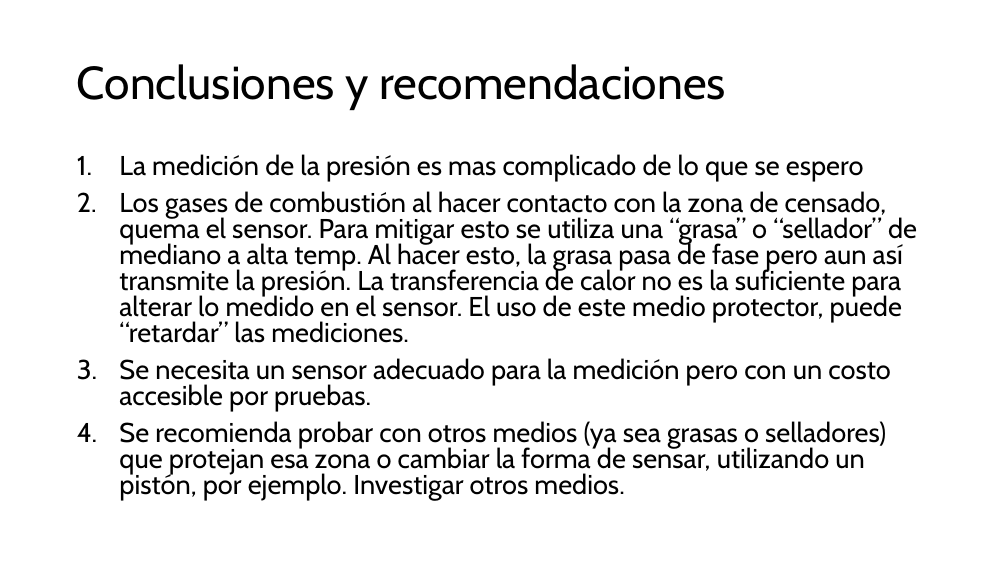
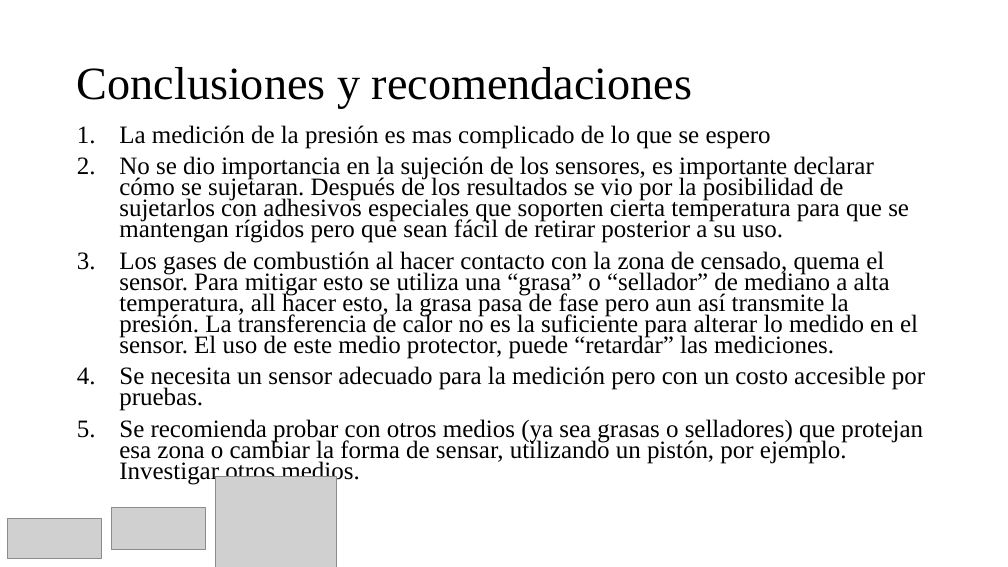
Before and after one commit to Archimedean2345/The-thermal-repository, a slide deck: slide 16 of PIAE2-Presentacion Tecnica.pptx. Drawn at 1008x567 pixels with LibreOffice and Linux fonts; fonts in the diff are those of the drawing; grey boxes stand for pictures. Boxes give left, top, right and bottom in pixels: in the first picture for what was removed or moved away, otherwise in the second. Text is boxed around its words. In the diff, an @@ line names an element or a change of style, - is before the commit and + after.

```diff
--- a/PIAE2-Presentacion Tecnica.pptx
+++ b/PIAE2-Presentacion Tecnica.pptx
@@ title "Conclusiones y recomendaciones" at (x1=77, y1=67, x2=692, y2=109): font Cabin to Times New Roman @@
@@ text "La medición de la presión ..." moved from (x1=119, y1=154, x2=917, y2=500) to (x1=119, y1=125, x2=925, y2=485) @@
@@ text at (x1=119, y1=125, x2=925, y2=485): size 25.9 to 23.8 pt, font Cabin to Times New Roman in "La medición de la presión es mas ...", "Se necesita un sensor adecuado para la ...", "Se recomienda probar con otros medios (ya ..."; line spacing 0.8 to 0.7 @@
@@ text at (x1=119, y1=156, x2=918, y2=359): text changed; size 25.9 to 23.8 pt; font Cabin to Times New Roman @@
-2. Los gases de combustión al hacer contacto con la zona de censado, quema el sensor. Para mitigar esto se utiliza una “grasa” o “sellador” de mediano a alta temp. Al hacer esto, la grasa pasa de fase pero aun así transmite la presión. La transferencia de calor no es la suficiente para alterar lo medido en el sensor. El uso de este medio protector, puede “retardar” las mediciones.
+2. No se dio importancia en la sujeción de los sensores, es importante declarar cómo se sujetaran. Después de los resultados se vio por la posibilidad de sujetarlos con adhesivos especiales que soporten cierta temperatura para que se mantengan rígidos pero que sean fácil de retirar posterior a su uso.
+3. Los gases de combustión al hacer contacto con la zona de censado, quema el sensor. Para mitigar esto se utiliza una “grasa” o “sellador” de mediano a alta temperatura, all hacer esto, la grasa pasa de fase pero aun así transmite la presión. La transferencia de calor no es la suficiente para alterar lo medido en el sensor. El uso de este medio protector, puede “retardar” las mediciones.
@@ picture added at (x1=216, y1=476, x2=337, y2=567) @@
@@ picture added at (x1=111, y1=507, x2=205, y2=550) @@
@@ picture added at (x1=8, y1=519, x2=101, y2=559) @@
```
Also in this commit, not shown: 9 other slides changed, 2 slides added, 3 slides removed, 1 other file.
